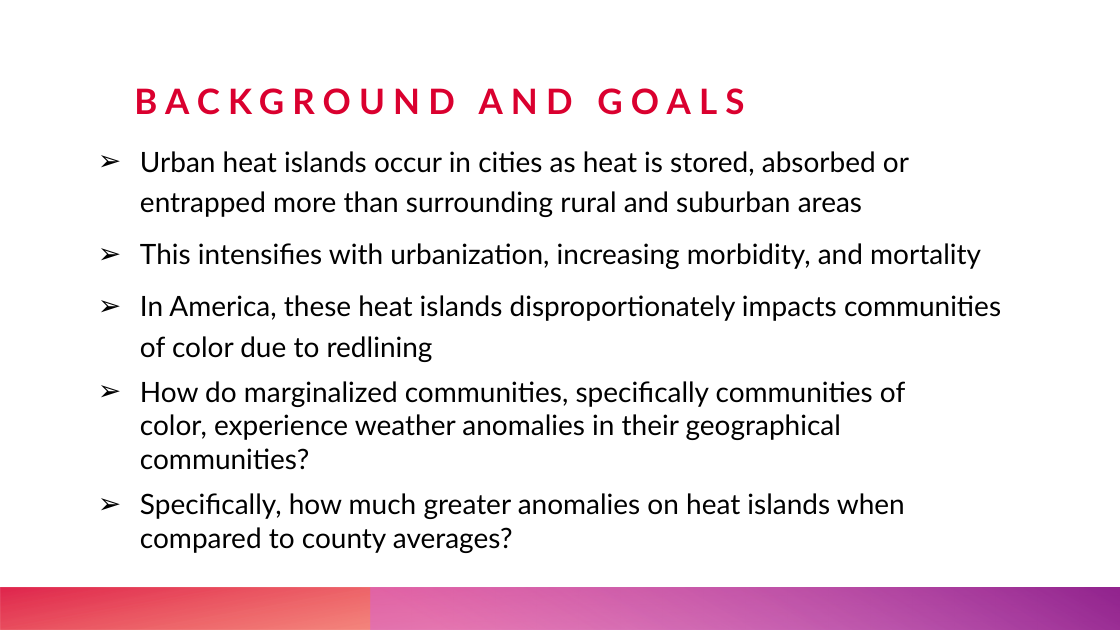
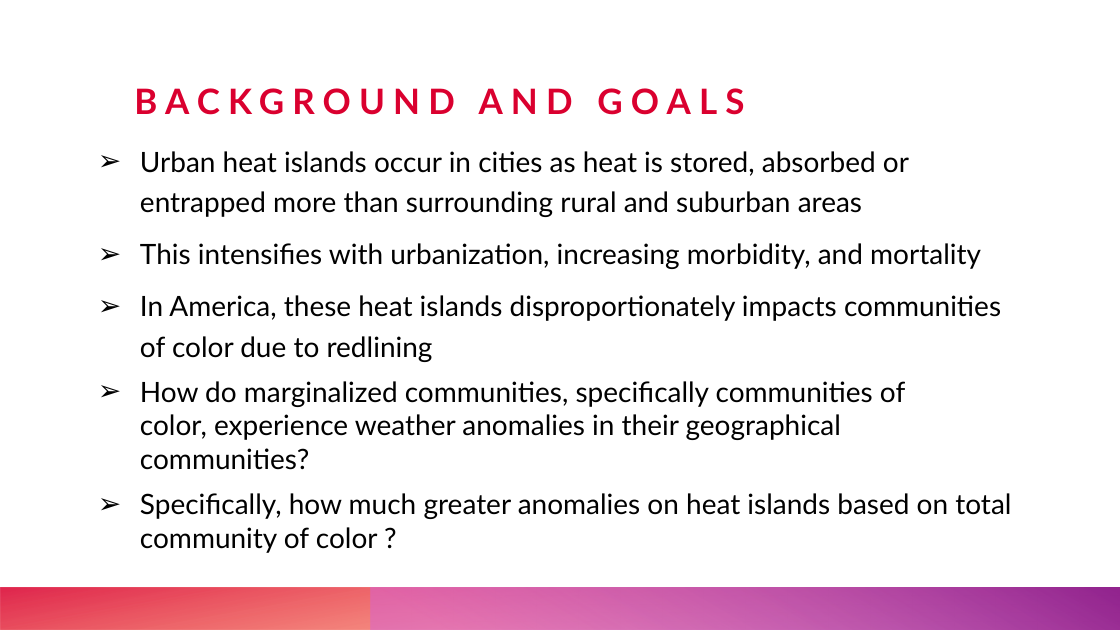
Before and after one commit to diazj2etown-sudo/UrbanHeatIslands, a slide deck: slide 2 of Final Capstone Presentation.pptx. Drawn at 1120x630 pixels with LibreOffice and Linux fonts; fonts in the diff are those of the drawing. Boxes give left, top, right and bottom in pixels: in the first picture for what was removed or moved away, otherwise in the second. Text is boxed around its words. In the diff, an @@ line names an element or a change of style, - is before the commit and + after.

```diff
--- a/Final Capstone Presentation.pptx
+++ b/Final Capstone Presentation.pptx
@@ text at (x1=140, y1=493, x2=1011, y2=553): text changed @@
-➢ Specifically, how much greater anomalies on heat islands when compared to county averages?
+➢ Specifically, how much greater anomalies on heat islands based on total community of color ?
```
Also in this commit, not shown: 9 other slides changed, 3 slides added, 2 slides removed.
